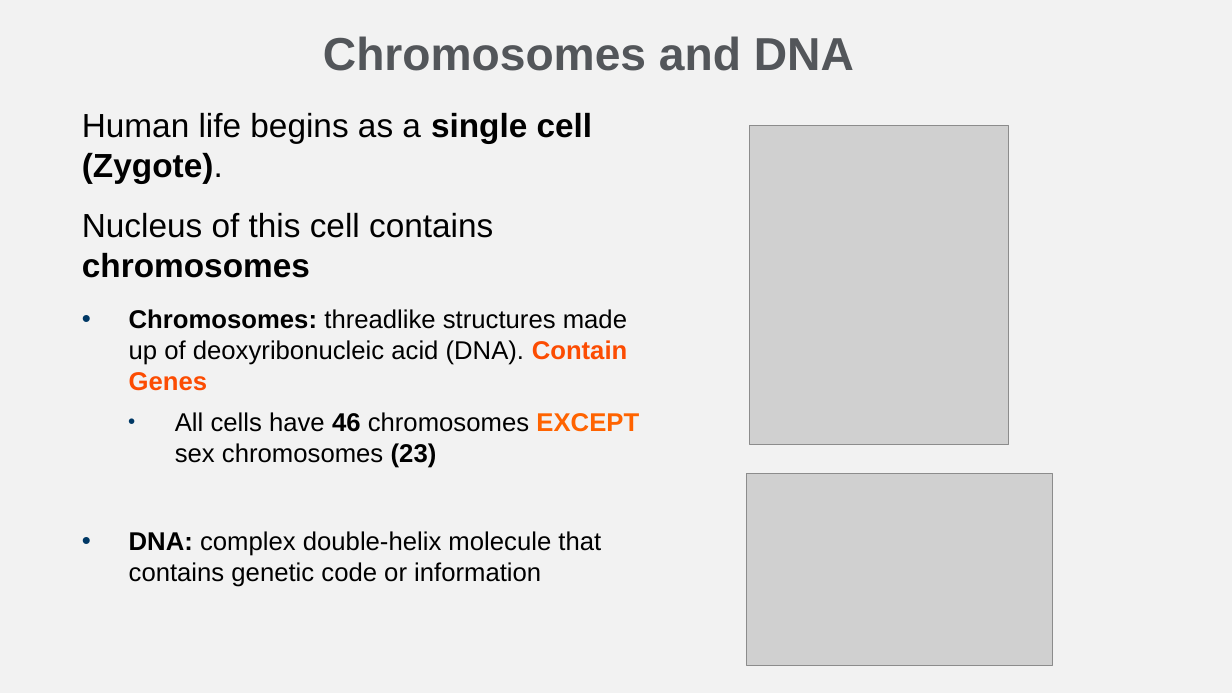
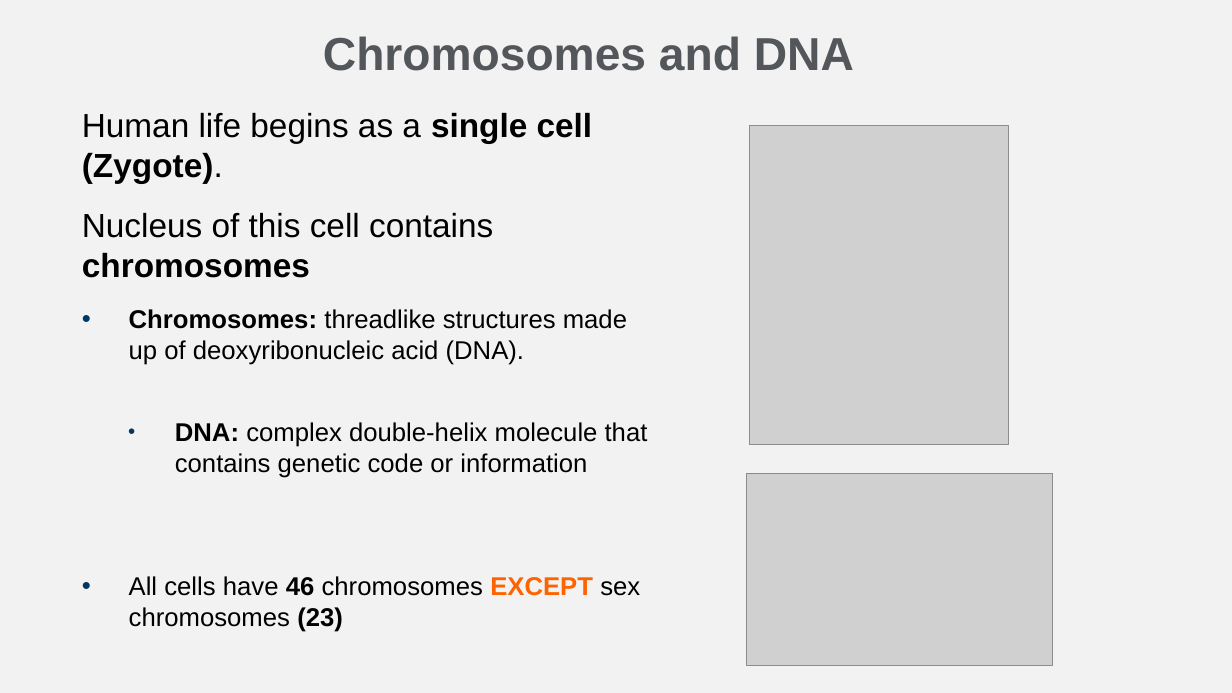
Before and after one commit to npm27/Teaching-Materials, a slide deck: slide 5 of Developmental Fall 23/Slides/Chapter 2.pptx. Drawn at 1232x693 pixels with LibreOffice and Linux fonts; fonts in the diff are those of the drawing; grey boxes stand for pictures. Boxes give left, top, right and bottom in pixels: in the first picture for what was removed or moved away, otherwise in the second. Text is boxed around its words. In the diff, an @@ line names an element or a change of style, - is before the commit and + after.

```diff
--- a/Developmental Fall 23/Slides/Chapter 2.pptx
+++ b/Developmental Fall 23/Slides/Chapter 2.pptx
@@ text at bbox=[129, 309, 648, 478]: text changed @@
-  • Chromosomes: threadlike structures made up of deoxyribonucleic acid (DNA). Contain Genes
+  • Chromosomes: threadlike structures made up of deoxyribonucleic acid (DNA).
+    • DNA: complex double-helix molecule that contains genetic code or information
@@ text at bbox=[129, 531, 601, 587]: paragraph removed @@
-  • DNA: complex double-helix molecule that contains genetic code or information
@@ text at bbox=[129, 576, 640, 632]: list level 3 to 2 in "All cells have 46 chromosomes ..." @@
```
Also in this commit, not shown: 17 other slides changed, 7 slides added, 1 slide removed, 4 other files.
